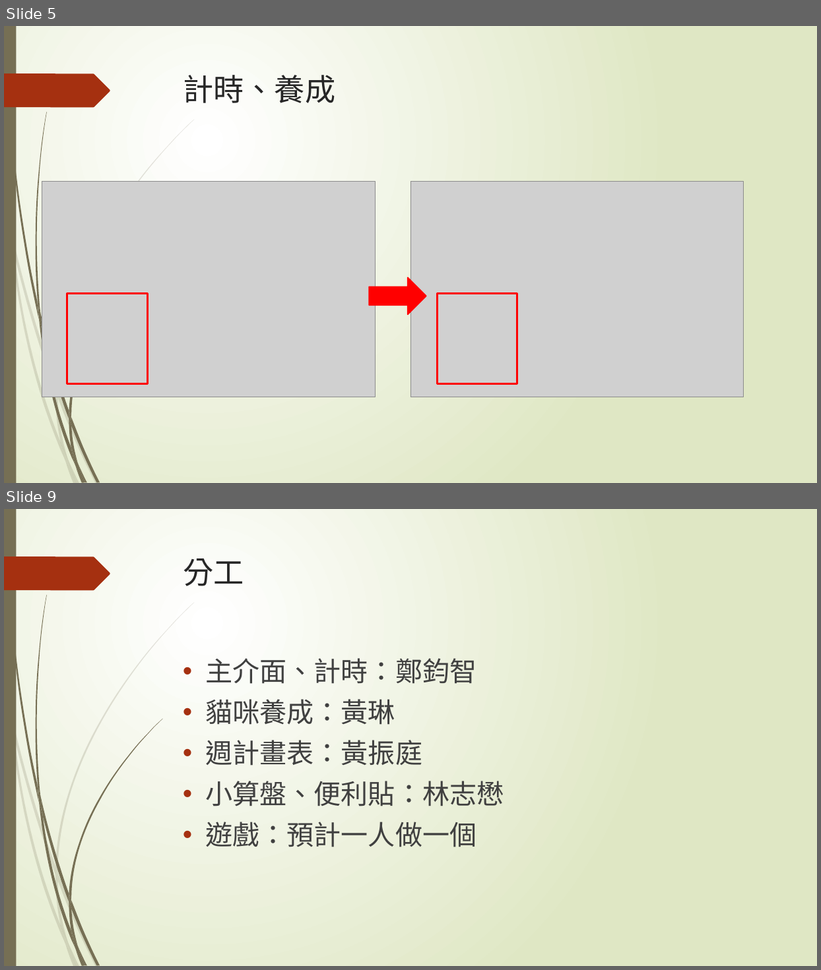
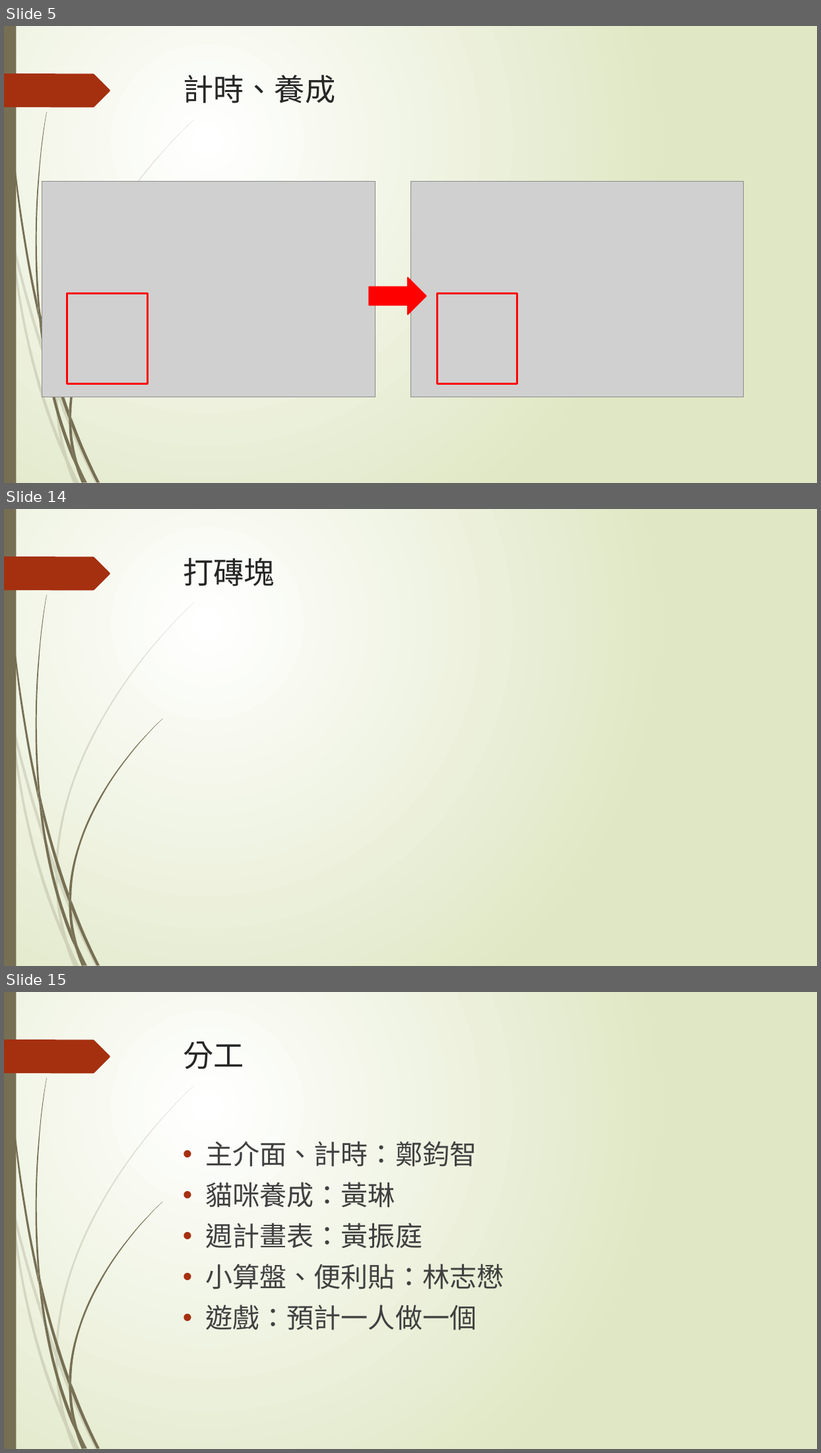
Before and after one commit to disneyyy/CsharpFinal, a slide deck: 第13組.pptx. Shown one above the other, each under a label of ours: slides 5 and 9 before the commit, slides 5, 14 and 15 after it; the slides between them are not shown. The pictures are 821x970 and 821x1453 pixels, drawn with LibreOffice and Linux fonts; fonts in the diff are those of the drawing; grey boxes stand for pictures. Boxes give left, top, right and bottom in pixels: in the first picture for what was removed or moved away, otherwise in the second. Text is boxed around its words. In the diff, an @@ line names an element or a change of style, - is before the commit and + after.

```diff
--- a/第13組.pptx
+++ b/第13組.pptx
@@ slide 14 added at (4,509,817,966), background gradient #FFFFFF to #DFE8C4; not listed: 24 template elements that a slide beside it also shows @@
@@ title added at (183,558,275,586), 36 pt, text #262626 @@
+打磚塊
@@ what was slide 9 is now slide 15 @@
```
Also in this commit, not shown: 4 slides changed, 5 other slides added, 1 other file.
